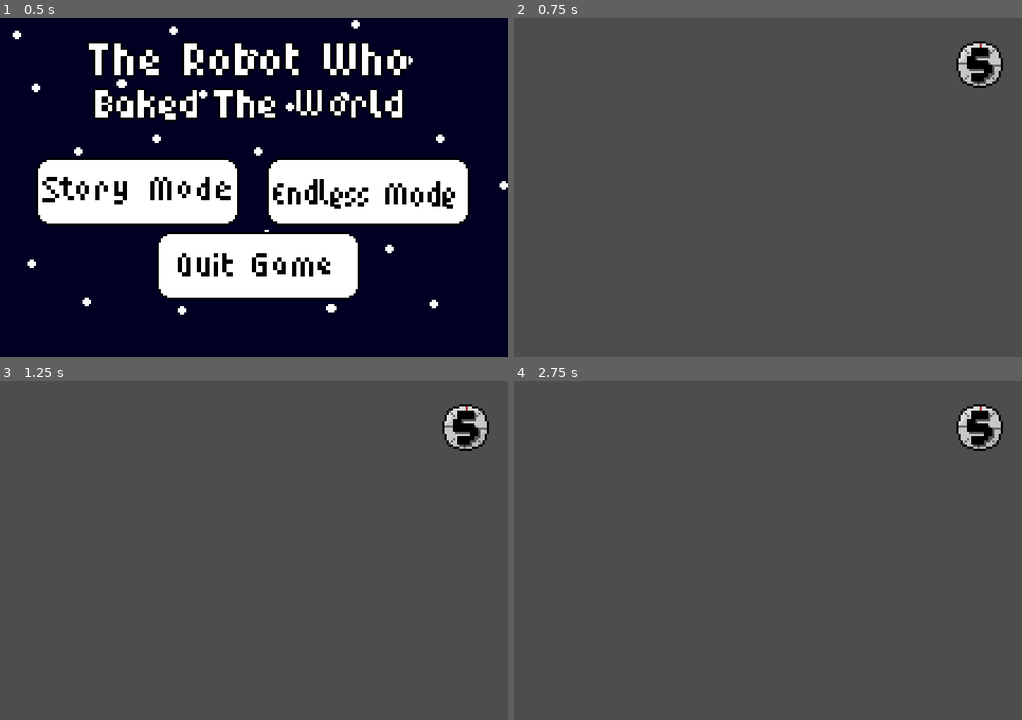
Above: before the commit, frames 1-4 (two rows, left to right).
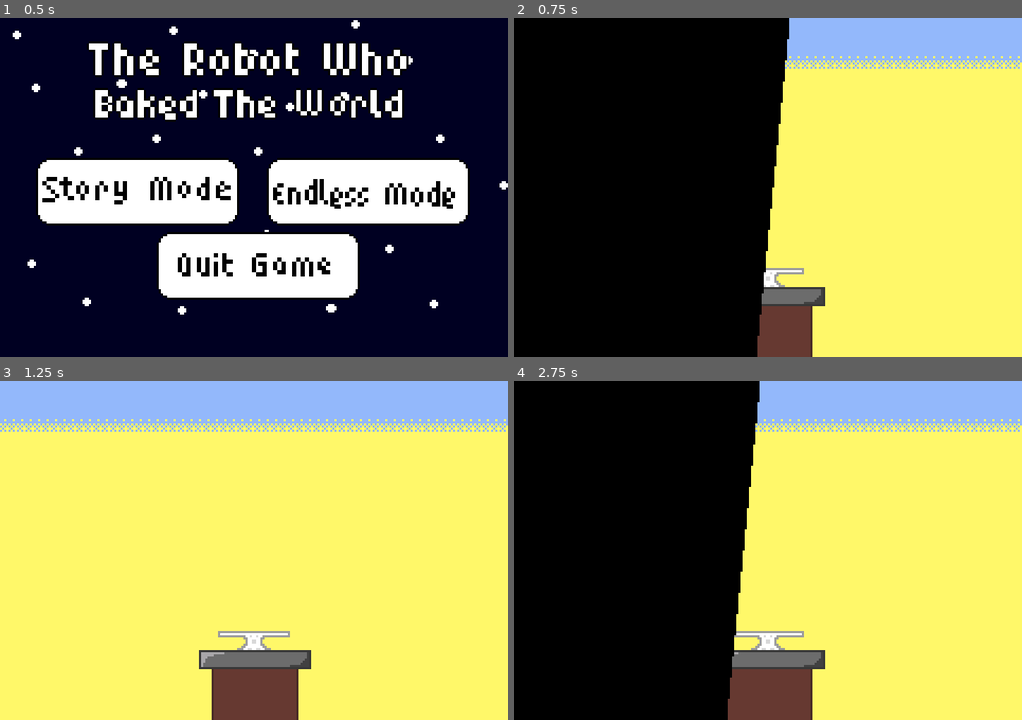
Above: after the commit, the same moments.

Repository: emmetl913/GMTK2024
Game: Godot game, scene res://menus/MainMenu.tscn
Two runs of this game, one before a commit and one after it. Both use one fixed random seed, a clock stepped at 60 frames per second and the inputs below. The engine's default icon, where the game draws it, is replaced by a stand-in: a white triangle on a blue panel in a dark square.
Inputs (mouse positions are in pixels of both pictures, inside the frame that each line leads up to):
- Up to frame 1 (0.5 s): no input
- Up to frame 2 (0.75 s): click (651, 190) at 0.5 s
- Up to frame 3 (1.25 s): no input
- Up to frame 4 (2.75 s): tap Enter at 1.25 s; move the mouse to (879, 533) at 1.27 s; hold A (A) 1.28-2.03 s; tap D (D) at 1.55, 2.1 s; tap Space at 2 s; move the mouse to (666, 567) at 2.02 s; tap S (S) at 2.3 s

Frame 1 is identical in both runs. In frame 2, 100% of the frame differs, in the area x 0-100%, y 0-100%; in frame 3, 100%; in frame 4, 100%.
Error before the commit: Parse Error: Could not preload resource file "res://games/WipingGame/WipingGame.tscn". (res://worlds/MicroGamePlayer.gd:59)

Commit message:
wiping game fix

Diff:
--- a/games/WipingGame/WipingGame.gd
+++ b/games/WipingGame/WipingGame.gd
@@ -5,7 +5,7 @@
 @onready var mouse_prop = InputEventMouseMotion
 var curr_vel = Vector2(0,0)
 var has_won : bool = false
-@export var cursorrag: Texture2D
+@onready var cursorrag = load("res://assets/sprites/rag.png")
 var prev_mouse_pos: Vector2
 # Called when the node enters the scene tree for the first time.
 func _ready():
@@ -13,7 +13,6 @@
 	timers = [5, 4, 3, 2]
 	prev_mouse_pos = get_global_mouse_position()
 	directionMessage = "WIPE!!"
-	$Cursor.texture = cursorrag
 	$MouseDetection.start()
 
 func getPlateDirtiness():
--- a/games/WipingGame/WipingGame.tscn
+++ b/games/WipingGame/WipingGame.tscn
@@ -1,6 +1,7 @@
-[gd_scene load_steps=5 format=3 uid="uid://eeqvrbatj6qs"]
+[gd_scene load_steps=6 format=3 uid="uid://eeqvrbatj6qs"]
 
 [ext_resource type="Script" path="res://games/WipingGame/WipingGame.gd" id="1_3f400"]
+[ext_resource type="PackedScene" uid="uid://btwduanygnii8" path="res://Utilities/CrosshairSpriteArea.tscn" id="2_g2lag"]
 [ext_resource type="Texture2D" uid="uid://cggeljklmrqkg" path="res://assets/sprites/plate.png" id="2_iupkl"]
 [ext_resource type="Texture2D" uid="uid://r8gr748k5isu" path="res://assets/sprites/dirt1.png" id="3_j70br"]
 [ext_resource type="AudioStream" uid="uid://cm2vwmdc3gna5" path="res://assets/sfx/rubbingSFX.wav" id="4_7iw0v"]
@@ -8,7 +9,6 @@
 [node name="WipingGame" type="Node2D"]
 script = ExtResource("1_3f400")
 swipes_to_win = 5
-cursorrag = ExtResource("2_00b6q")
 
 [node name="ColorRect" type="ColorRect" parent="."]
 offset_right = 240.0
Not shown: 1 places in games/WipingGame/WipingGame.tscn that only renumber resources
